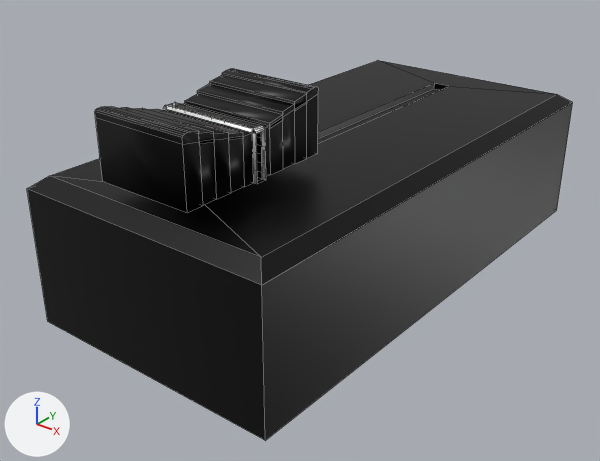
An edit to the FBX model Assets/Models/Slider.fbx, drawn before and after from the same camera.
Both versions are drawn from a camera (50 mm lens) standing at (17.3, -28.8, 13.0) and looking at (-0.4, -6.7, -0.7). Every picture has the same lights, and +X, +Y and +Z are marked at lower left. Mesh edges are drawn as thin lines. Where no turn or scale is listed for an object, it has been applied to the vertices. Vertices at the same position are counted once.

The older version as bpy lines, for what is in view:
```python
me_cube_022 = bpy.data.meshes.new('Cube.022')
me_cube_022.from_pydata(...)  # 144 vertices, 120 faces; spans x 10.05..13.95, y -14.43..-8.52, z 2.3..5.66
# faces by material slot: [5, 101, 14]
me_cube_022.materials.append(mat_accent_007)  # dark grey #585858
me_cube_022.materials.append(mat_main_025)  # black #000000
me_cube_022.materials.append(mat_main_024)  # white #ffffff
me_cube_023 = bpy.data.meshes.new('Cube.023')
me_cube_023.from_pydata(...)  # 20 vertices, 18 faces; spans x 7.0..17.0, y -15.0..5.0, z -2.5..2.9
# faces by material slot: [17, 1]
me_cube_023.materials.append(mat_main_023)  # black #000000
me_cube_023.materials.append(mat_accent_007)  # dark grey #585858
ob_fader_003 = bpy.data.objects.new('fader.003', me_cube_022)
ob_fader_003.location = (-12.0, 0.0, 0.0)
ob_silder_001 = bpy.data.objects.new('Silder.001', me_cube_023)
ob_silder_001.location = (-12.0, 0.0, 0.0)
```
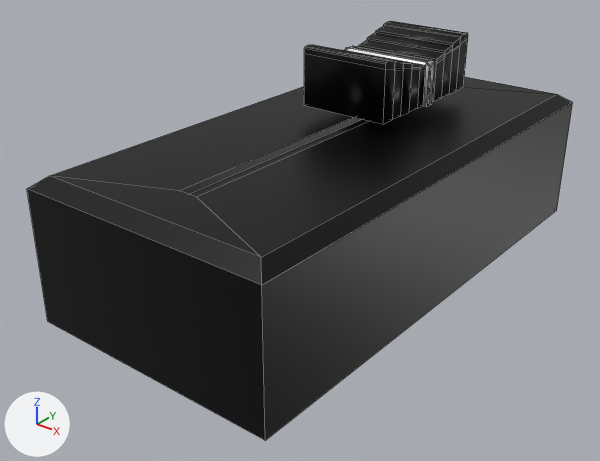
Where the newer file only moved an object's origin or applied its transform, the numbers keep the older frame.

Where the change shows, as pixel boxes (x1, y1, x2, y2) in the pictures (600 x 461 px):
'fader.003', mesh moved
    before: (95, 68, 319, 213)
    after: (304, 21, 468, 124)

What the commit changed:
me_cube_022 has 144 vertices, 120 faces and spans x 10.05..13.95, y -14.43..-8.52, z 2.3..5.66.
me_cube_022 is used by ob_fader_003; location (-12.0, 0.0, 0.0).
me_cube_022 part 1: the whole mesh is moved by (0.0, 9.74, 0.0).
